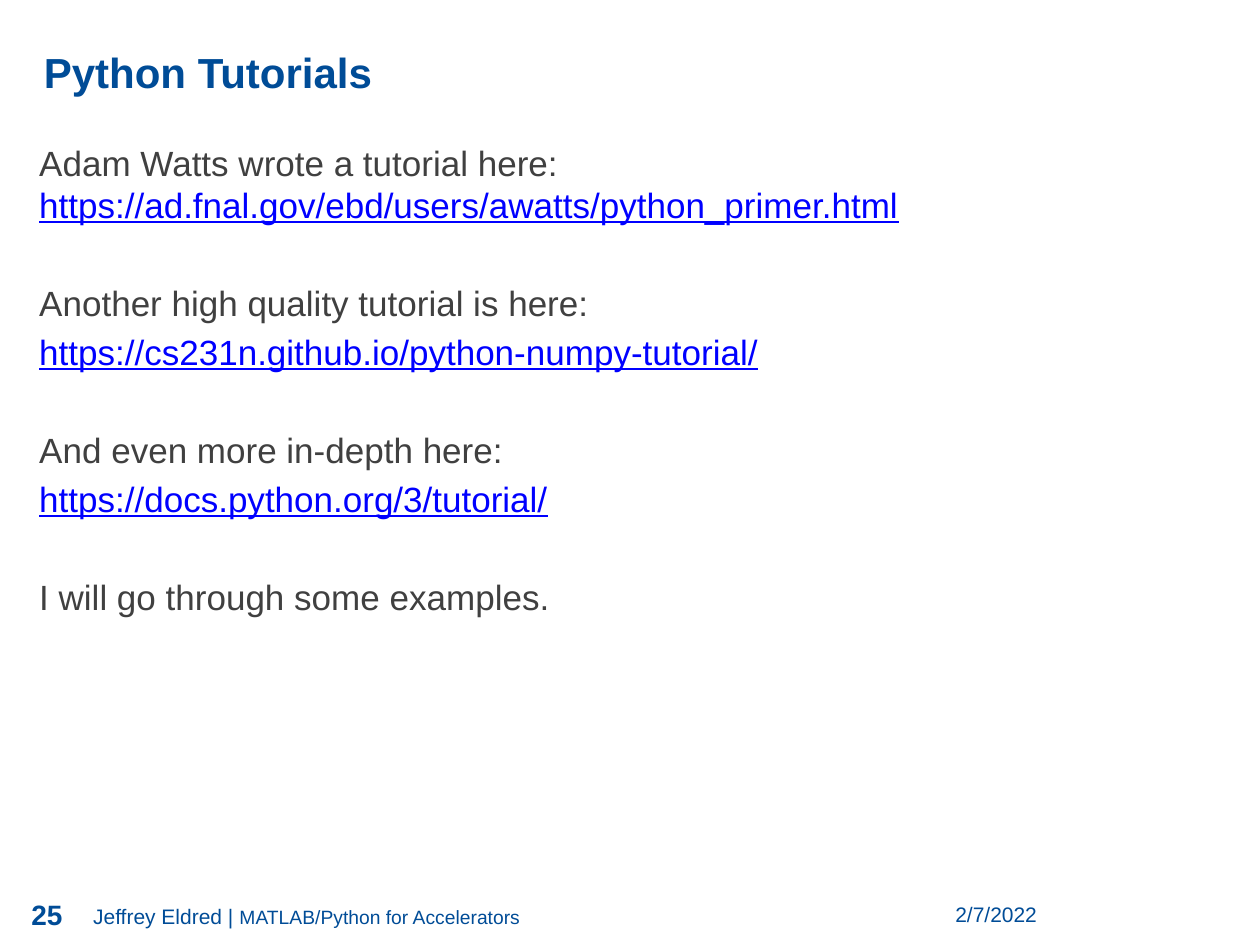
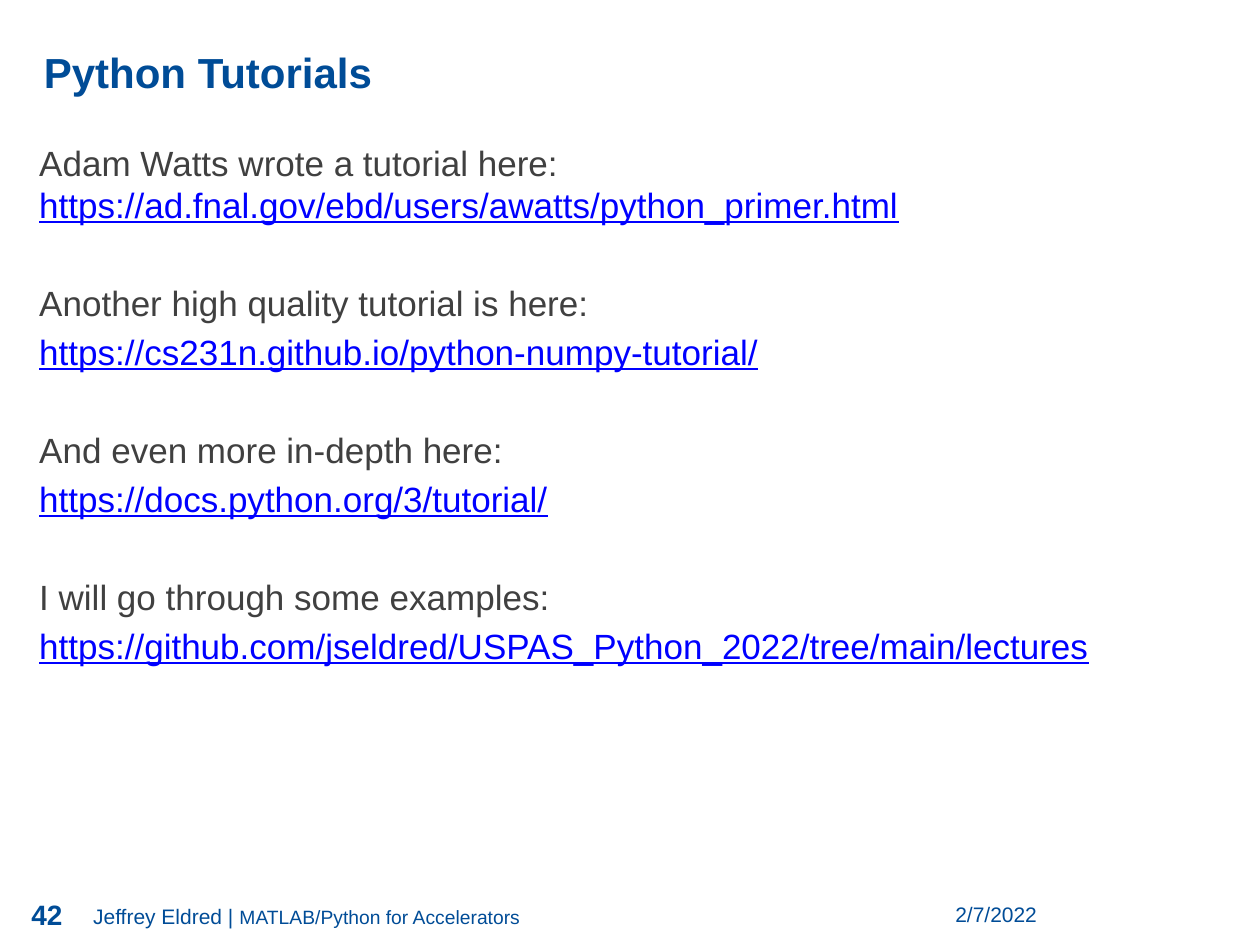
Before and after one commit to jseldred/USPAS_Python_2022, a slide deck: slide 42 of lectures/Eldred_1.pptx (slide 25 before the commit). Drawn at 1260x945 pixels with LibreOffice and Linux fonts; fonts in the diff are those of the drawing; background and template pictures are left out. Boxes give left, top, right and bottom in pixels: in the first picture for what was removed or moved away, otherwise in the second. Text is boxed around its words. In the diff, an @@ line names an element or a change of style, - is before the commit and + after.

```diff
--- a/lectures/Eldred_1.pptx
+++ b/lectures/Eldred_1.pptx
@@ text at <box>39,584,1088,666</box>: text changed; text colour #404040 to #0000FF @@
-I will go through some examples.
+I will go through some examples:
+https://github.com/jseldred/USPAS_Python_2022/tree/main/lectures
@@ page number at <box>31,905,62,925</box>: text changed @@
-25
+42
```
Also in this commit, not shown: 5 other slides changed, 17 slides added.
